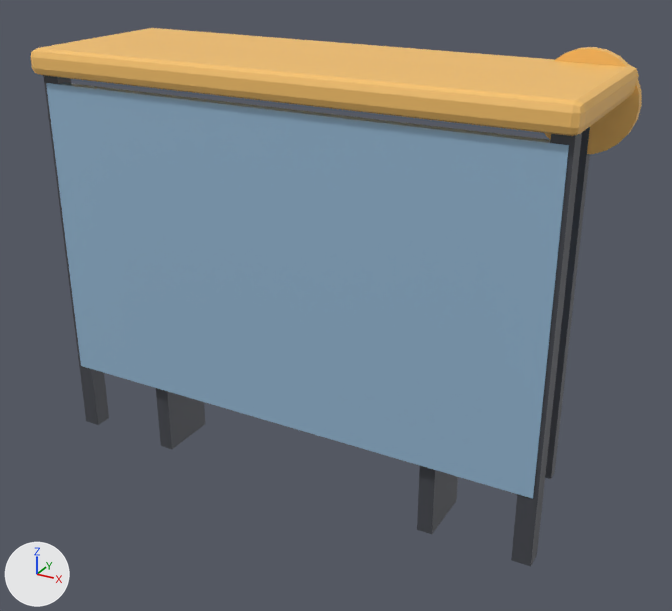
Before and after pictures for a commit that changed the FBX model assets/city/BusStop.fbx.
Rendered twice from a camera (50 mm lens) standing at (0.0838, -0.1458, 0.1082) and looking at (0.0043, -0.0012, 0.0359). The lights are fixed; the arrows at lower left show +X, +Y and +Z. The first picture is the older version. Where no turn or scale is listed for an object, it has been applied to the vertices.

Objects in the first picture: 'Dark.004', 'Glass', 'Trim'.
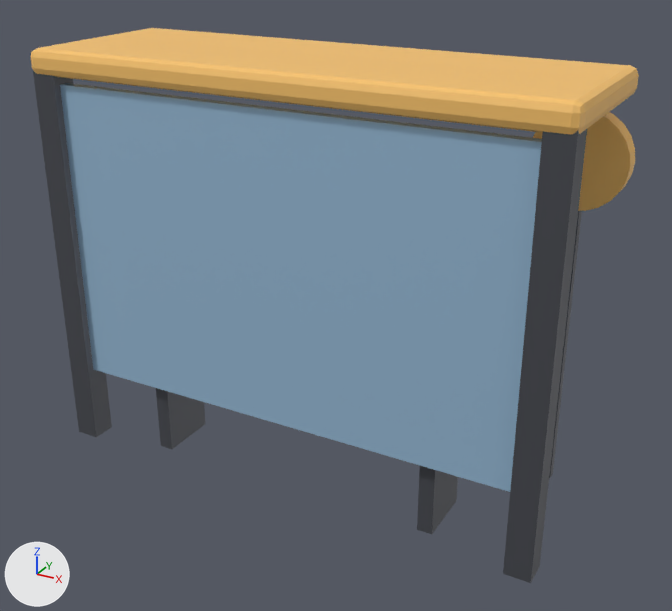
Where the newer file only moved an object's origin or applied its transform, the numbers keep the older frame.

Diff of the bpy script that builds the scene:
```diff
--- a/assets/city/BusStop.fbx.py
+++ b/assets/city/BusStop.fbx.py
@@ me_cube_046 @@
 # used by ob_dark_004; location = (-0.049, -0.014, 0.04)
-me_cube_046.from_pydata(...)  # 40 vertices, 30 faces; spans x -0.0017..0.0998, y -0.0018..0.0313, z -0.04..0.04
+me_cube_046.from_pydata(...)  # 40 vertices, 30 faces; spans x -0.0025..0.1005, y -0.0035..0.031, z -0.04..0.04
+# me_cube_046 part 2: the loose piece of 8 vertices spanning x -0.0017..0.0017, y -0.0018..0.0018, z -0.038..0.038 is scaled about its middle by (1.43, 1.43, 1.04), then moved by (0.0, -0.001, -0.0005)
+# me_cube_046 part 3: the loose piece of 8 vertices spanning x 0.0962..0.0998, y -0.0018..0.0018, z -0.038..0.038 is scaled about its middle by (1.43, 1.43, 1.04), then moved by (0.0, -0.001, -0.0005)
+# other edits to the shape of me_cube_046 do not show in these pictures
 me_cube_046.materials.append(mat_dark)
@@ me_cube_044 @@
 # used by ob_trim; location = (0.0, 0.0, 0.08)
-me_cube_044.from_pydata(...)  # 104 vertices, 80 faces; spans x -0.052..0.053, y -0.018..0.018, z -0.013..0.005
+me_cube_044.from_pydata(...)  # 104 vertices, 80 faces; spans x -0.052..0.053, y -0.018..0.018, z -0.023..0.0025
+# me_cube_044 part 1: the loose piece of 48 vertices spanning x 0.035..0.053, y 0.015..0.017, z -0.013..0.005 is scaled about its middle by (1, 2, 1), then moved by (0.0, 0.0, -0.01)
 me_cube_044.materials.append(mat_trim)
```

What differs and where, as boxes (x1, y1, x2, y2) in the pictures (672 x 611 px; the box of a moved part takes in the faces that stretch with it):
'Trim', reshaped (45% taller): before (31, 28, 642, 154); after (31, 28, 639, 211)
'Dark.004', reshaped: before (43, 75, 590, 566); after (33, 70, 587, 583)
part 1 of me_cube_044, moved or reshaped: before (545, 47, 642, 154); after (533, 112, 635, 211)
part 2 of me_cube_046, moved or reshaped: before (43, 75, 109, 425); after (33, 70, 112, 437)
part 3 of me_cube_046, moved or reshaped: before (511, 133, 582, 566); after (503, 129, 587, 583)
